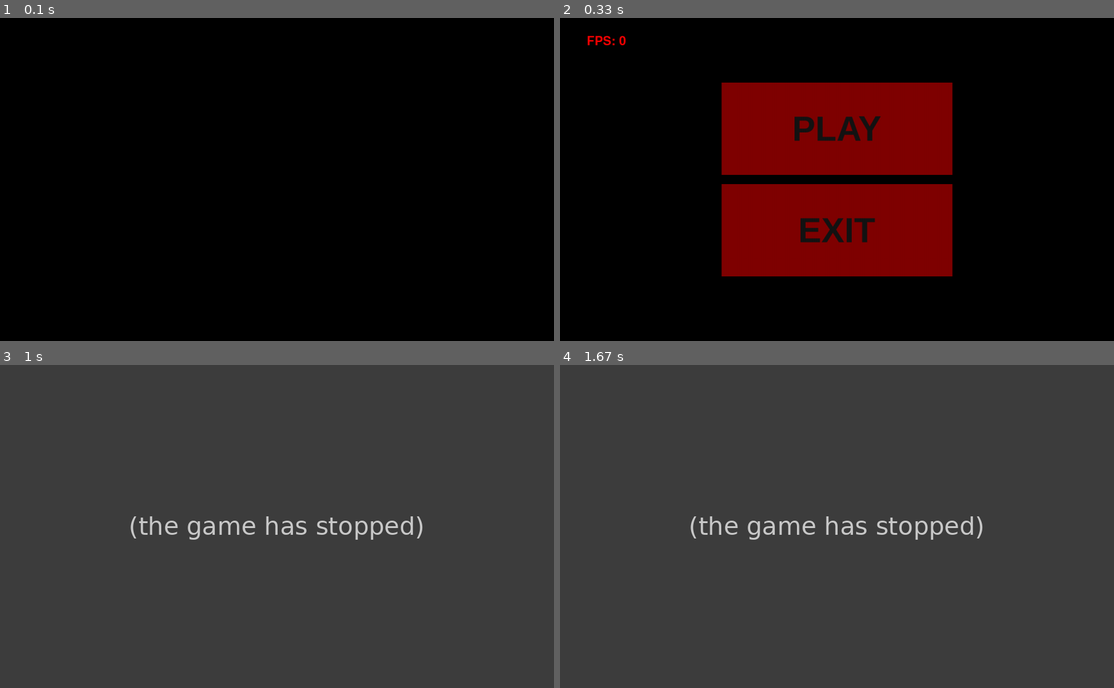
Above: before the commit, frames 1-4 (two rows, left to right).
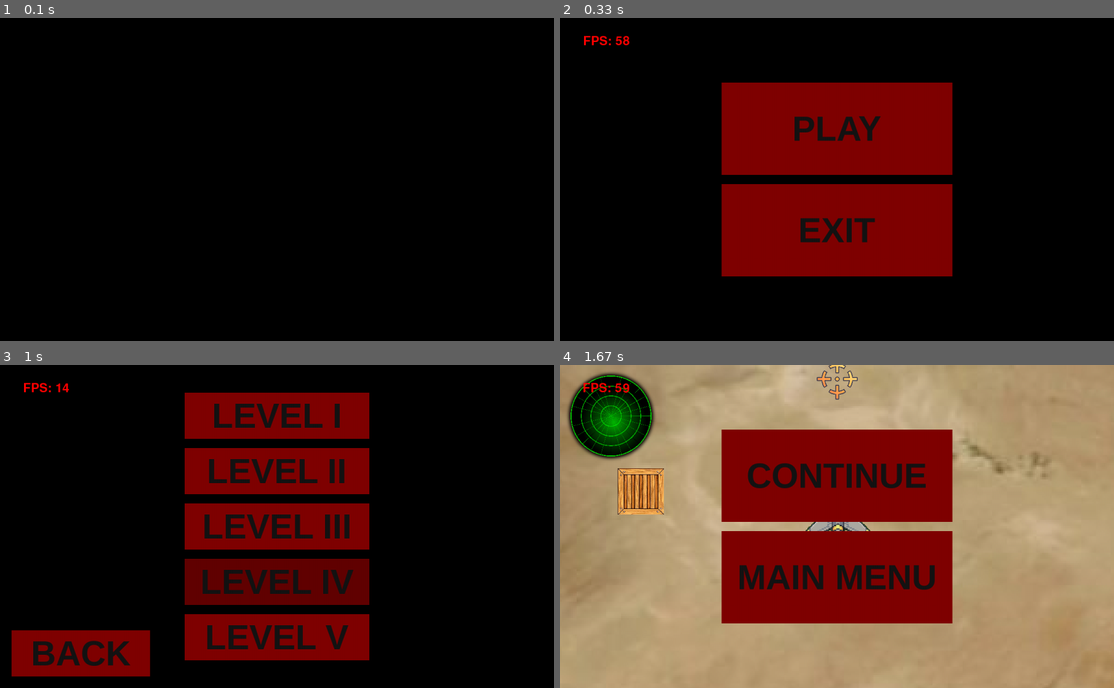
Above: after the commit, the same moments.

Repository: AndyCreator8/pygame_project_1
Game: pygame game, started from another_main.py
The game is run twice, just before and just after one commit, with the same random seed, the same clock (stepped at 60 frames per second) and the same inputs.
Inputs (mouse positions are in pixels of both pictures, inside the frame that each line leads up to):
- Up to frame 1 (0.1 s): no input
- Up to frame 2 (0.33 s): no input
- Up to frame 3 (1 s): click (277, 474) at 0.38 s; press the mouse at (277, 526) at 0.7 s; move the mouse to (299, 558) at 0.8 s; release the mouse at (315, 594) at 0.93 s
- Up to frame 4 (1.67 s): press the mouse at (837, 416) at 1.03 s; move the mouse to (781, 445) at 1.13 s; release the mouse at (720, 474) at 1.27 s; click (1080, 400) at 1.38 s

Frame 1 is identical in both runs. In frame 2, 0.2% of the frame differs, in the area x 4-13%, y 5-9%; in frame 3, 100%, in the area x 0-100%, y 0-100%; in frame 4, 100%.
Error before the commit: AttributeError: 'NoneType' object has no attribute 'speed' (another_main.py line 209); the game stopped at 0.83 s (later frames are placeholders)

Commit message:
Добавил результаты. Готово. Доделай звук как можно быстреее

Diff:
--- a/another_main.py
+++ b/another_main.py
@@ -20,6 +20,14 @@
 boolparams = True
 params = {}
 menu = []
+results = {
+    "Planes destroyed": 0,
+    "Ground targets destroyed": 0,
+    "Damage dealt": 0,
+    "Damage taken": 0,
+    "Time survived": 0,
+    "status": "DRAW"
+}
 
 with open('data/planes.json', 'r', encoding='utf8') as file:
     planes = json.load(file)
@@ -51,7 +59,8 @@
 
 
 def load_game(era, level):
-    global planes, map, tcr, target, r, plane, in_game, paused
+    global planes, map, tcr, target, r, plane, in_game, paused, t
+    t = 0
     in_game = True
     paused = False
     if era == 1:
@@ -62,35 +71,77 @@
         i = 3
     chosen_plane = planes[list(planes.keys())[i]]
     print(chosen_plane)
-    enemytypes = [[], [4, 2, 7], [0, 5, 7, 8], [1, 3]]
+    enemytypes = [[], [4, 2, 7], [0, 5, 7], [1, 3]]
     plane = Plane(**chosen_plane)
     map = Map()
     tcr = TargetCross()
     target = Target()
     r = Radar(range=1000)
     enemiesc = level
+    enemyvars = enemytypes[era]
+    print(enemyvars)
     for i in range(enemiesc):
-        Enemy(0, (1000, 1000), *planes[list(planes.keys())[random.choice(enemytypes[era])]].values())
+        j = random.choice(enemyvars)
+        print(j)
+        Enemy(0, (1000, 1000), **planes[list(planes.keys())[j]])
     #enemy1 = Enemy(0, (1000, 1000), *planes[random.choice(list(planes.keys()))].values())
     # enemy2 = Enemy(90, (0, 0), *planes[random.choice(list(planes.keys()))].values())
     #enemy2 = Enemy(90, (0, 0), *planes[random.choice(list(planes.keys()))].values())
+
+
+def load_results():
+    global results, enemies, targets, plane, in_game, t, width, height, paused
+    if not in_game:
+        return None
+    paused = True
+    for i in enemies.sprites():
+        results["Damage dealt"] += i.dmgtkn
+    for i in targets.sprites():
+        results["Damage dealt"] += i.dmgtkn
+    results["Damage taken"] = plane.maxhealth - plane.health
+    results["Time survived"] = round(t, 2)
+
+    titlepos, titlecolor, titlefontsize = (width // 2, height // 2 - 300), (255, 255, 255), 75
+    title = Text(titlepos, f"A STORM ON A HOT DAY", fontsize=titlefontsize, fontcolor=titlecolor, bold=True)
+
+    pdpos, pdcolor, pdfontsize = (width // 2, height // 2 - 200), (255, 255, 255), 75
+    pd = Text(pdpos, f"Planes destroyed: {results['Planes destroyed']}", fontsize=pdfontsize, fontcolor=pdcolor)
+
+    gtdpos, gtdcolor, gtdfontsize = (width // 2, height // 2 - 100), (255, 255, 255), 75
+    gtd = Text(gtdpos, f"Ground targets destroyed: {results['Ground targets destroyed']}", fontsize=gtdfontsize, fontcolor=gtdcolor)
+
+    ddpos, ddcolor, ddfontsize = (width // 2, height // 2), (255, 255, 255), 75
+    dd = Text(ddpos, f"Damage dealt: {results['Damage dealt']}", fontsize=ddfontsize,
+               fontcolor=ddcolor)
+
+    dtpos, dtcolor, dtfontsize = (width // 2, height // 2 + 100), (255, 255, 255), 75
+    dt = Text(dtpos, f"Damage taken: {results['Damage taken']}", fontsize=dtfontsize,
+              fontcolor=dtcolor)
+
+    dtpos, dtcolor, dtfontsize = (width // 2, height // 2 + 200), (255, 255, 255), 75
+    dt = Text(dtpos, f"Time survived: {results['Time survived']}", fontsize=dtfontsize,
+              fontcolor=dtcolor)
+
+    backcolor, backsize, backpos, backtext = (128, 0, 0), (300, 100), (175, height - 75), "BACK"
+    back = Button(*posf(backpos, backsize), *backsize, color=backcolor, buttonText=backtext,
+                  onclickFunction=load_menu, onePress=True, fontsize=75, bold=True)
 
 
 def load_erachoice():
     wait(0.125)
     global menu
     menu = []
-    era1color, era1size, era1pos, era1text = (128, 0, 0), (400, 100), (width // 2, height // 2 - 120), "ERA I"
+    era1color, era1size, era1pos, era1text = (128, 0, 0), (400, 100), (width // 2, height // 2 - 120), "WW1"
     era1 = Button(*posf(era1pos, era1size), *era1size, color=era1color, buttonText=era1text,
                   onclickFunction=load_era1lvls, onePress=True, fontsize=75, bold=True)
 
-    era2color, era2size, era2pos, era2text = (128, 0, 0), (400, 100), (width // 2, height // 2), "ERA II"
+    era2color, era2size, era2pos, era2text = (128, 0, 0), (400, 100), (width // 2, height // 2), "WW2"
     era2 = Button(*posf(era2pos, era2size), *era2size, color=era2color, buttonText=era2text,
                   onclickFunction=load_era2lvls, onePress=True, fontsize=75, bold=True)
 
-    era3color, era3size, era3pos, era3text = (128, 0, 0), (400, 100), (width // 2, height // 2 + 120), "ERA III"
+    era3color, era3size, era3pos, era3text = (128, 0, 0), (400, 100), (width // 2, height // 2 + 120), "COLD WAR"
     era3 = Button(*posf(era3pos, era3size), *era3size, color=era3color, buttonText=era3text,
-                  onclickFunction=load_ingameui, onePress=True, fontsize=75, bold=True)
+                  onclickFunction=load_era3lvls, onePress=True, fontsize=75, bold=True)
 
     backcolor, backsize, backpos, backtext = (128, 0, 0), (300, 100), (175, height - 75), "BACK"
     back = Button(*posf(backpos, backsize), *backsize, color=backcolor, buttonText=backtext,
@@ -113,7 +164,7 @@
     lvl3 = Button(*posf(lvl3pos, lvl3size), *lvl3size, color=lvl3color, buttonText=lvl3text,
                   onclickFunction=load_game, onclickParams={"era":1, "level":3}, onePress=True, fontsize=75, bold=True)
 
-    lvl4color, lvl4size, lvl4pos, lvl4text = (128, 0, 0), (400, 100), (width // 2, height // 2 + 120), "LEVEL VI"
+    lvl4color, lvl4size, lvl4pos, lvl4text = (128, 0, 0), (400, 100), (width // 2, height // 2 + 120), "LEVEL IV"
     lvl4 = Button(*posf(lvl4pos, lvl4size), *lvl4size, color=lvl4color, buttonText=lvl4text,
                   onclickFunction=load_game, onclickParams={"era":1, "level":4}, onePress=True, fontsize=75, bold=True)
 
@@ -142,13 +193,42 @@
     lvl3 = Button(*posf(lvl3pos, lvl3size), *lvl3size, color=lvl3color, buttonText=lvl3text,
                   onclickFunction=load_game, onclickParams={"era":2, "level":3}, onePress=True, fontsize=75, bold=True)
 
-    lvl4color, lvl4size, lvl4pos, lvl4text = (128, 0, 0), (400, 100), (width // 2, height // 2 + 120), "LEVEL VI"
+    lvl4color, lvl4size, lvl4pos, lvl4text = (128, 0, 0), (400, 100), (width // 2, height // 2 + 120), "LEVEL IV"
     lvl4 = Button(*posf(lvl4pos, lvl4size), *lvl4size, color=lvl4color, buttonText=lvl4text,
                   onclickFunction=load_game, onclickParams={"era":2, "level":4}, onePress=True, fontsize=75, bold=True)
 
     lvl5color, lvl5size, lvl5pos, lvl5text = (128, 0, 0), (400, 100), (width // 2, height // 2 + 240), "LEVEL V"
     lvl5 = Button(*posf(lvl5pos, lvl5size), *lvl5size, color=lvl5color, buttonText=lvl5text,
                   onclickFunction=load_game, onclickParams={"era":2, "level":5}, onePress=True, fontsize=75, bold=True)
+
+    backcolor, backsize, backpos, backtext = (128, 0, 0), (300, 100), (175, height - 75), "BACK"
+    back = Button(*posf(backpos, backsize), *backsize, color=backcolor, buttonText=backtext,
+                  onclickFunction=load_erachoice, onePress=True, fontsize=75, bold=True)
+
+
+def load_era3lvls():
+    wait(0.125)
+    global menu
+    menu = []
+    lvl1color, lvl1size, lvl1pos, lvl1text = (128, 0, 0), (400, 100), (width // 2, height // 2 - 240), "LEVEL I"
+    lvl1 = Button(*posf(lvl1pos, lvl1size), *lvl1size, color=lvl1color, buttonText=lvl1text,
+                  onclickFunction=load_game, onclickParams={"era":3, "level":1}, onePress=True, fontsize=75, bold=True)
+
+    lvl2color, lvl2size, lvl2pos, lvl2text = (128, 0, 0), (400, 100), (width // 2, height // 2 - 120), "LEVEL II"
+    lvl2 = Button(*posf(lvl2pos, lvl2size), *lvl2size, color=lvl2color, buttonText=lvl2text,
+                  onclickFunction=load_game, onclickParams={"era":3, "level":2}, onePress=True, fontsize=75, bold=True)
+
+    lvl3color, lvl3size, lvl3pos, lvl3text = (128, 0, 0), (400, 100), (width // 2, height // 2), "LEVEL III"
+    lvl3 = Button(*posf(lvl3pos, lvl3size), *lvl3size, color=lvl3color, buttonText=lvl3text,
+                  onclickFunction=load_game, onclickParams={"era":3, "level":3}, onePress=True, fontsize=75, bold=True)
+
+    lvl4color, lvl4size, lvl4pos, lvl4text = (128, 0, 0), (400, 100), (width // 2, height // 2 + 120), "LEVEL IV"
+    lvl4 = Button(*posf(lvl4pos, lvl4size), *lvl4size, color=lvl4color, buttonText=lvl4text,
+                  onclickFunction=load_game, onclickParams={"era":3, "level":4}, onePress=True, fontsize=75, bold=True)
+
+    lvl5color, lvl5size, lvl5pos, lvl5text = (128, 0, 0), (400, 100), (width // 2, height // 2 + 240), "LEVEL V"
+    lvl5 = Button(*posf(lvl5pos, lvl5size), *lvl5size, color=lvl5color, buttonText=lvl5text,
+                  onclickFunction=load_game, onclickParams={"era":3, "level":5}, onePress=True, fontsize=75, bold=True)
 
     backcolor, backsize, backpos, backtext = (128, 0, 0), (300, 100), (175, height - 75), "BACK"
     back = Button(*posf(backpos, backsize), *backsize, color=backcolor, buttonText=backtext,
@@ -190,7 +270,7 @@
     plane.sound.stop()
     # paused = False
     menu = []
-    backcolor, backsize, backpos, backtext = (128, 0, 0), (500, 200), (width // 2, height // 2 - 110), "CONTINUE?"
+    backcolor, backsize, backpos, backtext = (128, 0, 0), (500, 200), (width // 2, height // 2 - 110), "CONTINUE"
     back = Button(*posf(backpos, backsize), *backsize, color=backcolor, buttonText=backtext,
                   onclickFunction=load_ingameui,
                   onePress=True, fontsize=75, bold=True)
@@ -707,7 +787,7 @@
         self.bulletspeed = bullet_speed
         self.blltdmg = bullet_damage
         self.rctdmg = rocket_damage
-        self.health = health
+        self.health = self.maxhealth = health
         self.rockets = rockets
         self.bombing = False
         self.bomblimit = max_bombs
@@ -744,7 +824,7 @@
     def update(self, *args, **kwargs):
         # print(self.health)
         if self.health <= 0:
-            pygame.quit()
+            load_results()
         self.deltat = self.tick() / 1000
         self.t += self.deltat
 
@@ -811,8 +891,6 @@
                         print('Ракета перезаряжаются')
                 else:
                     print("Противников не обнаружено")
-
-
 
     def fire(self):
         if self.bulletlimit > 1 and self.t - self.prev_bullet_t >= 0.1:
@@ -898,12 +976,14 @@
         self.bulletspeed = bullet_speed
         self.bltdmg = bullet_damage
         self.rctdmg = rocket_damage
-        self.health = health
+        self.health = self.maxhealth = health
+        self.dmgtkn = 0
         self.maxspeed = max_speed
         self.mobility = mobility
         self.status = None
 
     def update(self):
+        self.dmgtkn = self.maxhealth - self.health
         try:
             angle, range = self.get_angle(self.v.angle)
             if range <= self.range:
@@ -1017,6 +1097,8 @@
         self.explosion_sc += 1
 
         if self.explosion_sc == 10:
+            global results
+            results["Planes destroyed"] += 1
             self.kill()
 
     def get_vector_from_plane(self):
@@ -1048,10 +1130,14 @@
         self.pos = (x, y)
         super().__init__(random.choice(Target.images), Vector(), self.pos)
         self.add(targets)
-        self.health = 400
+        self.health = self.maxhealth = 400
+        self.dmgtkn = 0
 
     def update(self):
+        self.dmgtkn = self.maxhealth - self.health
         if self.health <= 0:
+            global results
+            results["Ground targets destroyed"] += 1
             self.kill()
         super().update()
 
@@ -1102,6 +1188,7 @@
                 pygame.draw.circle(screen, (0, 255, 0), tuple(self.caught[i][:2]), 5)
         self.caught = newarr
 
+
 pygame.display.set_caption('A STORM ON A HOT DAY')
 screen.fill((255, 255, 255))
 all_sprites = pygame.sprite.Group()
@@ -1117,6 +1204,7 @@
 load_menu()
 # play("salam.mp3")
 clock = pygame.time.Clock()
+t = 0
 firing = False
 running = True
 plane = None
@@ -1164,5 +1252,6 @@
     for object in menu:
         object.update()
     pygame.display.flip()
-    clock.tick(30)
+    if not paused:
+        t += clock.tick(30) / 1000
 pygame.quit()
